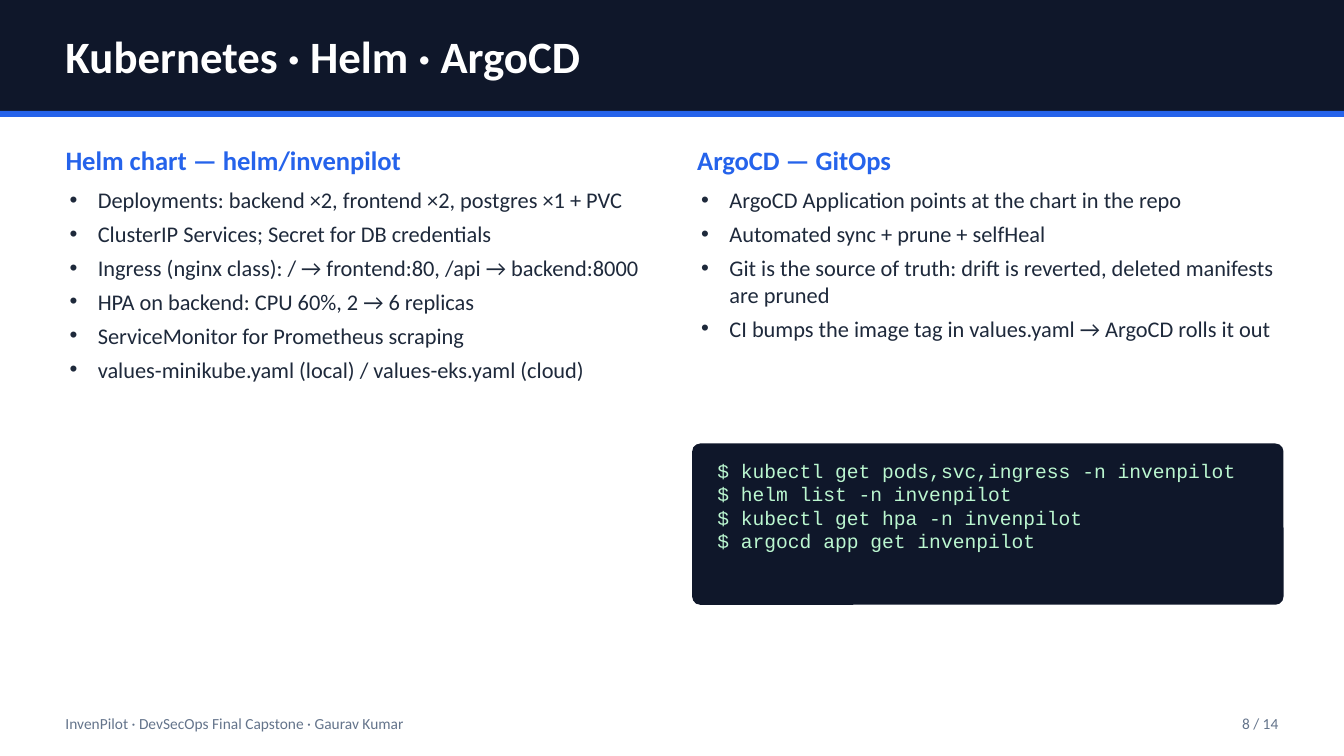
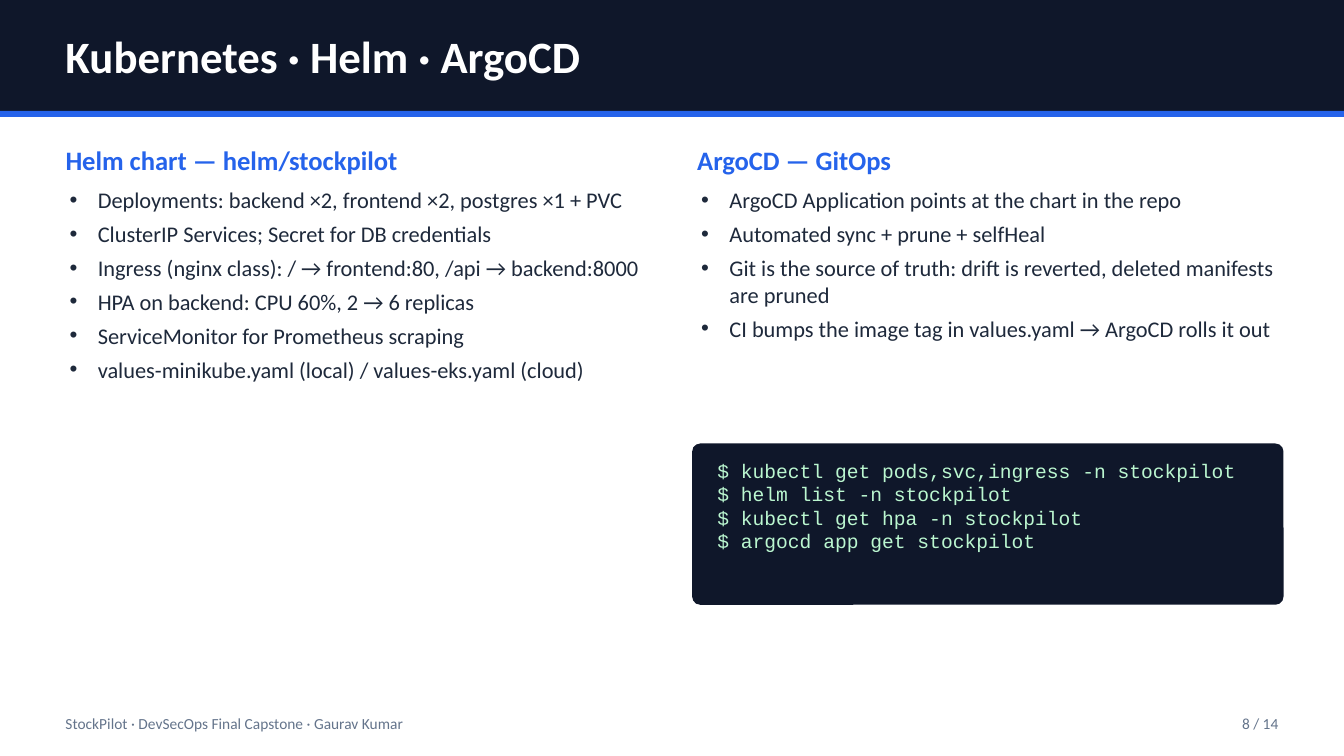
Before and after one commit to Gaurakumar-s/invenpilot-devsecops, a slide deck: slide 8 of demo/slides.pptx. Drawn at 1344x756 pixels with LibreOffice and Linux fonts; fonts in the diff are those of the drawing. Boxes give left, top, right and bottom in pixels: in the first picture for what was removed or moved away, otherwise in the second. Text is boxed around its words. In the diff, an @@ line names an element or a change of style, - is before the commit and + after.

Commit message:
revert: restore the StockPilot project name everywhere; repository stays invenpilot-devsecops

```diff
--- a/demo/slides.pptx
+++ b/demo/slides.pptx
@@ text at bbox=[66, 151, 398, 175]: text changed @@
-Helm chart — helm/invenpilot
+Helm chart — helm/stockpilot
@@ text at bbox=[741, 464, 1236, 552]: text changed @@
-$ kubectl get pods,svc,ingress -n invenpilot
-$ helm list -n invenpilot
-$ kubectl get hpa -n invenpilot
-$ argocd app get invenpilot
+$ kubectl get pods,svc,ingress -n stockpilot
+$ helm list -n stockpilot
+$ kubectl get hpa -n stockpilot
+$ argocd app get stockpilot
@@ text at bbox=[65, 718, 403, 732]: text changed @@
-InvenPilot · DevSecOps Final Capstone · Gaurav Kumar
+StockPilot · DevSecOps Final Capstone · Gaurav Kumar
```
Also in this commit, not shown: 13 other slides changed, 55 other files.
